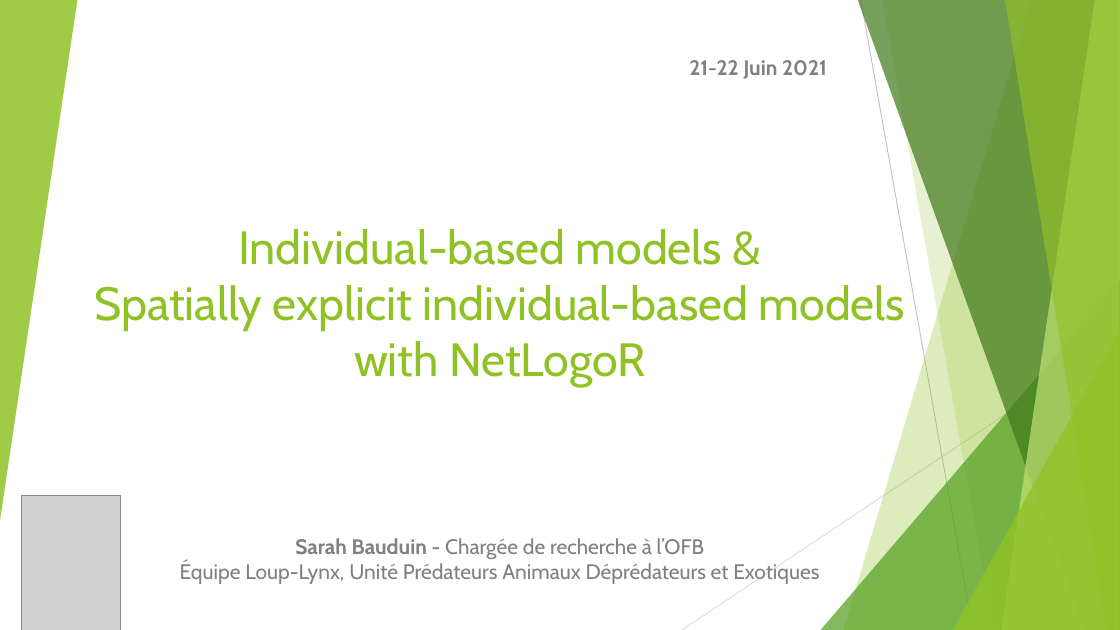
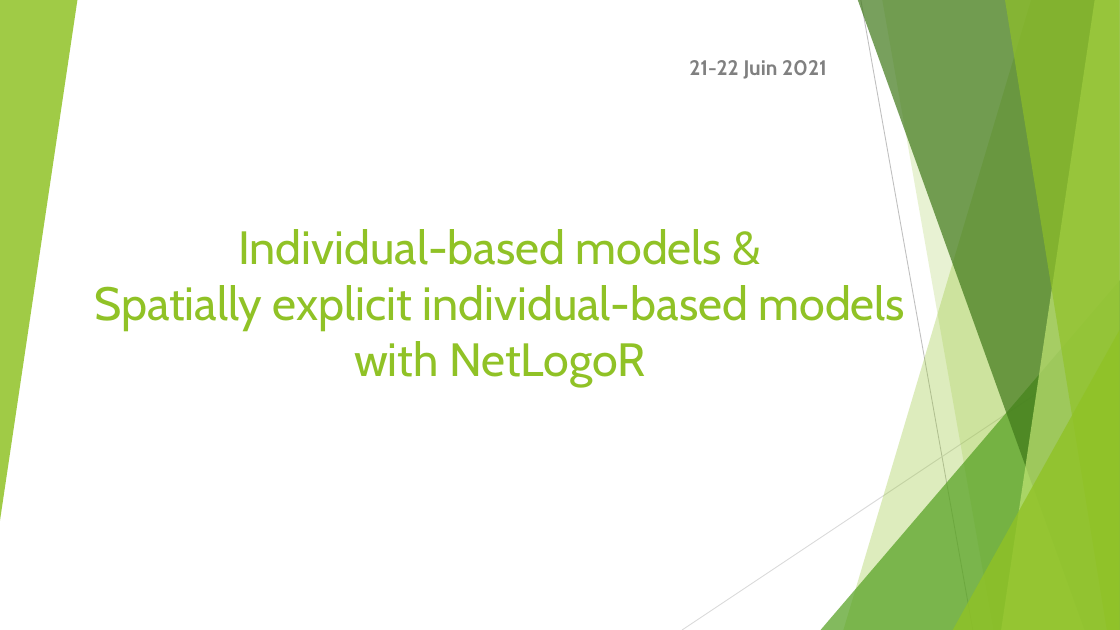
Before and after one commit to SarahBauduin/formation_IBM_NetLogoR, a slide deck: slide 1 of docs/slides/6_Exercise.pptx. Drawn at 1120x630 pixels with LibreOffice and Linux fonts; fonts in the diff are those of the drawing; grey boxes stand for pictures. Boxes give left, top, right and bottom in pixels: in the first picture for what was removed or moved away, otherwise in the second. Text is boxed around its words. In the diff, an @@ line names an element or a change of style, - is before the commit and + after.

Commit message:
Minor update on ppt

```diff
--- a/docs/slides/6_Exercise.pptx
+++ b/docs/slides/6_Exercise.pptx
@@ picture removed at bbox=[22, 495, 120, 629] @@
@@ subtitle removed at bbox=[180, 538, 819, 584] @@
-Sarah Bauduin - Chargée de recherche à l’OFB
-Équipe Loup-Lynx, Unité Prédateurs Animaux Déprédateurs et Exotiques
```
Also in this commit, not shown: 8 other files.
